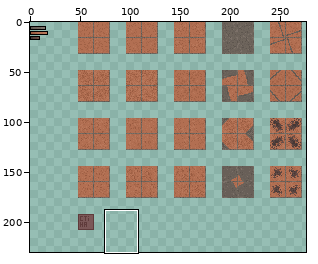
One commit to this pixel-art file: Aseprite textures/sbeu piton.aseprite. Above: a wide view before the commit, with the close-up outlined.
Close-up. First the earlier version:
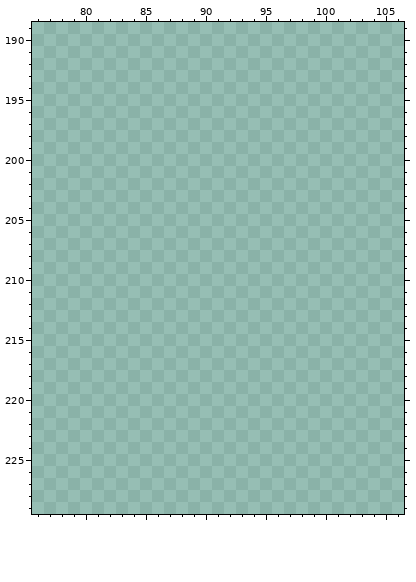
1024x1024 pixels, 1 frame. Colours within 5 levels of each other are drawn and written as one. Shown: x 76..106, y 189..229. The wide view leaves out empty margins.
New version:
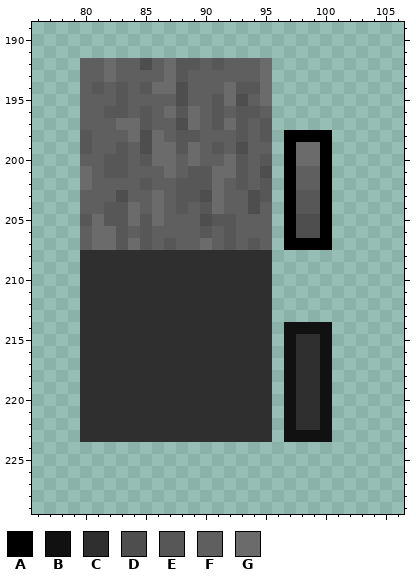
Palette (. is transparent): A #000000  B #111111  C #2f2f2f  D #4e4e4e  E #575757  F #5f5f5f  G #6b6b6b
Change:
Changed rows in their new state; - is an unchanged pixel.
first column x 80:
192 FFGFFDFGEEFEFFFG-----
193 FFGFFFFGEFFFFFFG-----
194 FEFEFEGGDFFFGEEG-----
195 FFFEFFFFDFFEGDFG-----
196 FFEEFEFGEGFEFEEF-----
197 FFFGGEFFDGFEGEFE-----
198 EFFFGDGFEEFFFEFE-AAAA
199 EFFEFDGGEGFEFDFF-AGGA
200 FFEEFEGGFGFFGEFE-AGGA
201 GFEEFFFGFEEGGEFD-AFFA
202 GFFFFEFFEEEGFEFE-AFFA
203 FFFDFFGFEEDGFFDE-AEEA
204 FFEEGFGFEFEGFFDF-AEEA
205 EGEEGEGFFFDEEFFF-ADDA
206 FGGEFEFFFFEFEFFF-ADDA
207 FGGEGEFEFFGFEFEF-AAAA
208 CCCCCCCCCCCCCCCC-----
209 CCCCCCCCCCCCCCCC-----
210 CCCCCCCCCCCCCCCC-----
211 CCCCCCCCCCCCCCCC-----
212 CCCCCCCCCCCCCCCC-----
213 CCCCCCCCCCCCCCCC-----
214 CCCCCCCCCCCCCCCC-BBBB
215 CCCCCCCCCCCCCCCC-BCCB
216 CCCCCCCCCCCCCCCC-BCCB
217 CCCCCCCCCCCCCCCC-BCCB
218 CCCCCCCCCCCCCCCC-BCCB
219 CCCCCCCCCCCCCCCC-BCCB
220 CCCCCCCCCCCCCCCC-BCCB
221 CCCCCCCCCCCCCCCC-BCCB
222 CCCCCCCCCCCCCCCC-BCCB
223 CCCCCCCCCCCCCCCC-BBBB
